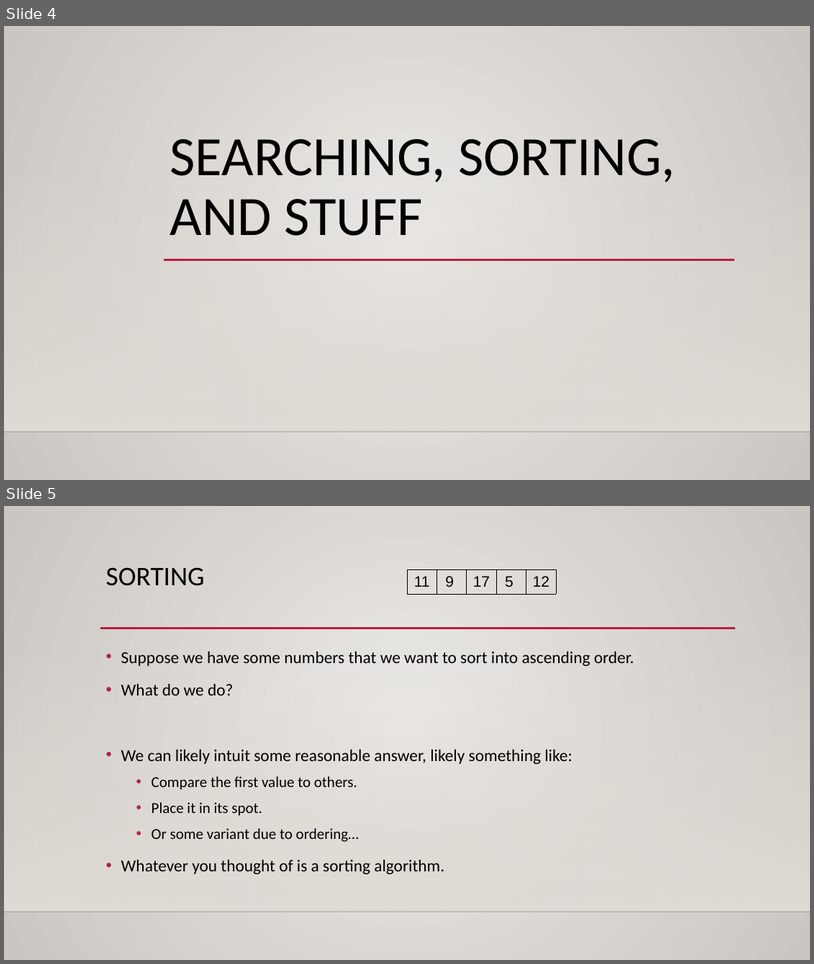
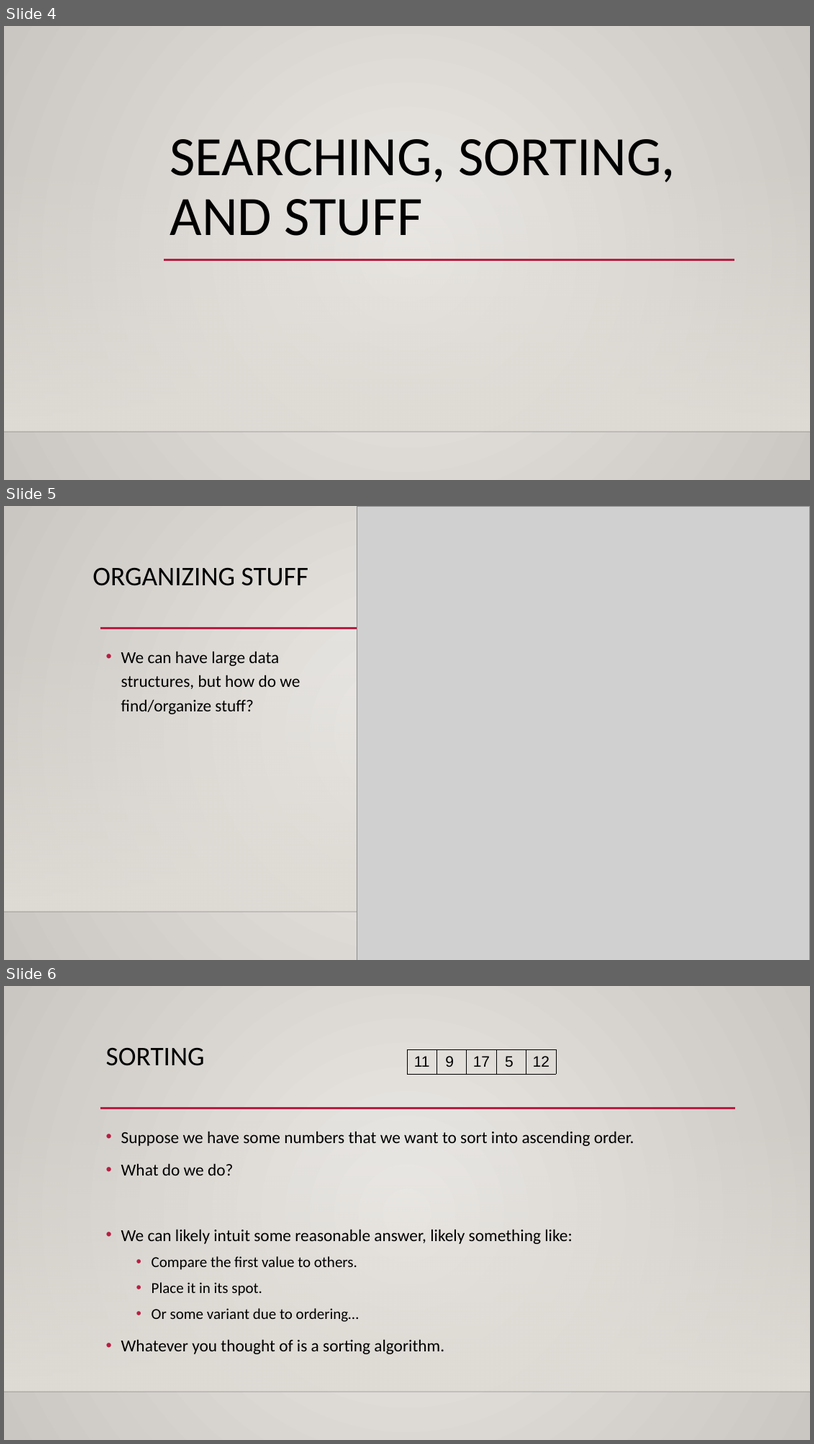
Before and after one commit to AkeemSemperDataScience/Programming_Basics_for_Machine_Learning_Students, a slide deck: reference_material/slides/024_search_sort.pptx. Shown one above the other, each under a label of ours: slides 4 and 5 before the commit, slides 4, 5 and 6 after it. The pictures are 814x964 and 814x1444 pixels, drawn with LibreOffice and Linux fonts; fonts in the diff are those of the drawing; grey boxes stand for pictures; background and template pictures are left out. Boxes give left, top, right and bottom in pixels: in the first picture for what was removed or moved away, otherwise in the second. Text is boxed around its words. In the diff, an @@ line names an element or a change of style, - is before the commit and + after.

```diff
--- a/reference_material/slides/024_search_sort.pptx
+++ b/reference_material/slides/024_search_sort.pptx
@@ slide 5 added at <box>4,506,810,960</box>, background gradient #ECEAE7 to #CAC7C1; not listed: 3 template elements that a slide beside it also shows @@
@@ picture added at <box>358,506,810,960</box> @@
@@ title added at <box>93,567,309,586</box>, 32 pt, text #000000 @@
+ORGANIZING STUFF
@@ text added at <box>121,651,300,714</box>, 20 pt, text #000000 @@
+• We can have large data structures, but how do we find/organize stuff?
@@ what was slide 5 is now slide 6 @@
```
Also in this commit, not shown: 6 slides changed, 2 other slides added, 2 other files.
